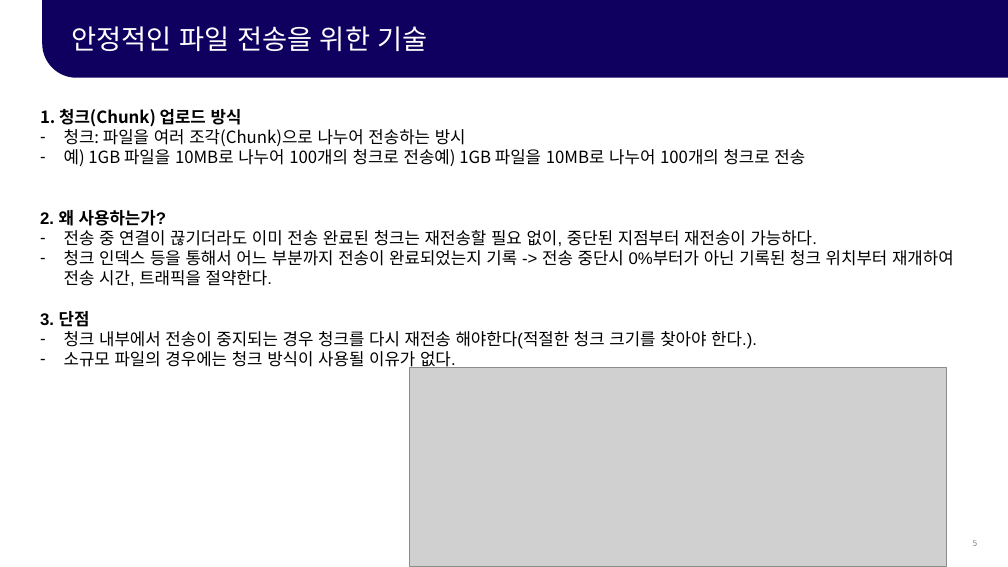
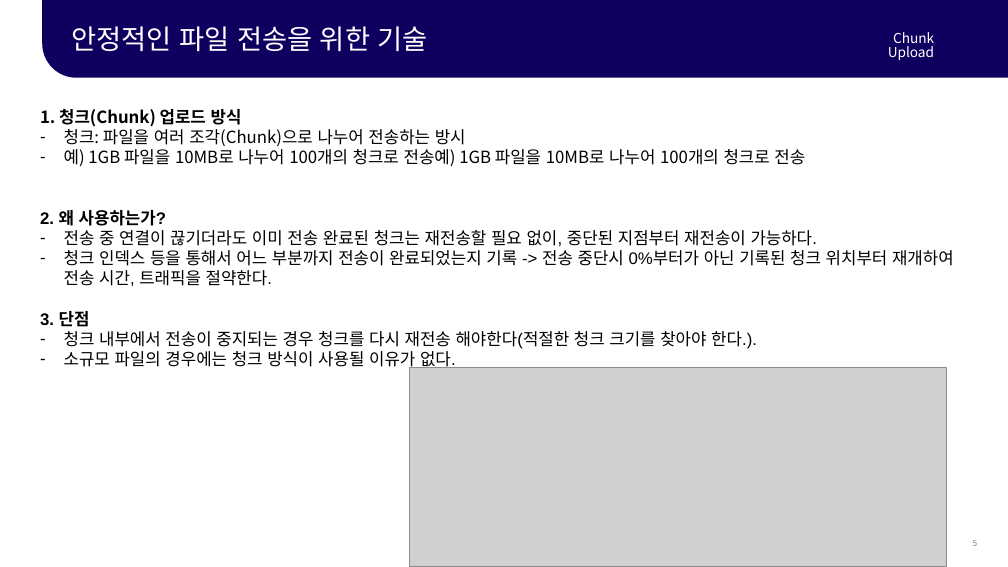
Before and after one commit to bytesize-Leo/seminar_1, a slide deck: slide 5 of docs/1주차-세미나(Leo Yang).pptx. Drawn at 1008x567 pixels with LibreOffice and Linux fonts; fonts in the diff are those of the drawing; grey boxes stand for pictures. Boxes give left, top, right and bottom in pixels: in the first picture for what was removed or moved away, otherwise in the second. Text is boxed around its words. In the diff, an @@ line names an element or a change of style, - is before the commit and + after.

```diff
--- a/docs/1주차-세미나(Leo Yang).pptx
+++ b/docs/1주차-세미나(Leo Yang).pptx
@@ text added at bbox=[888, 32, 934, 60], 13 pt, text #FFFFFF @@
+Chunk Upload
```
Also in this commit, not shown: 4 other slides changed.
